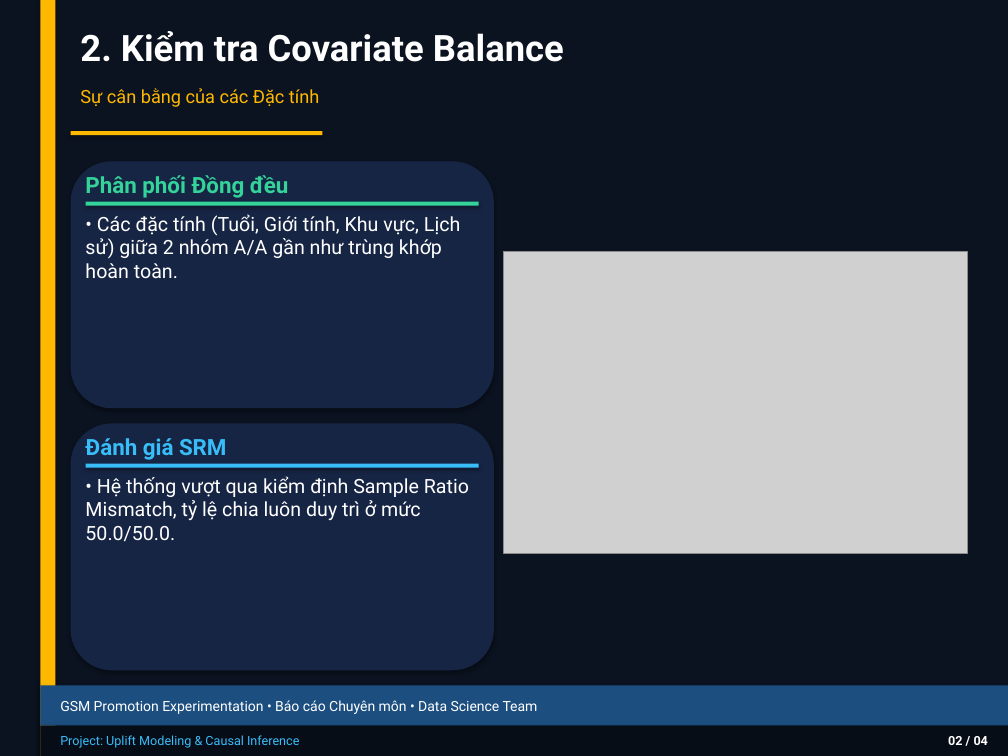
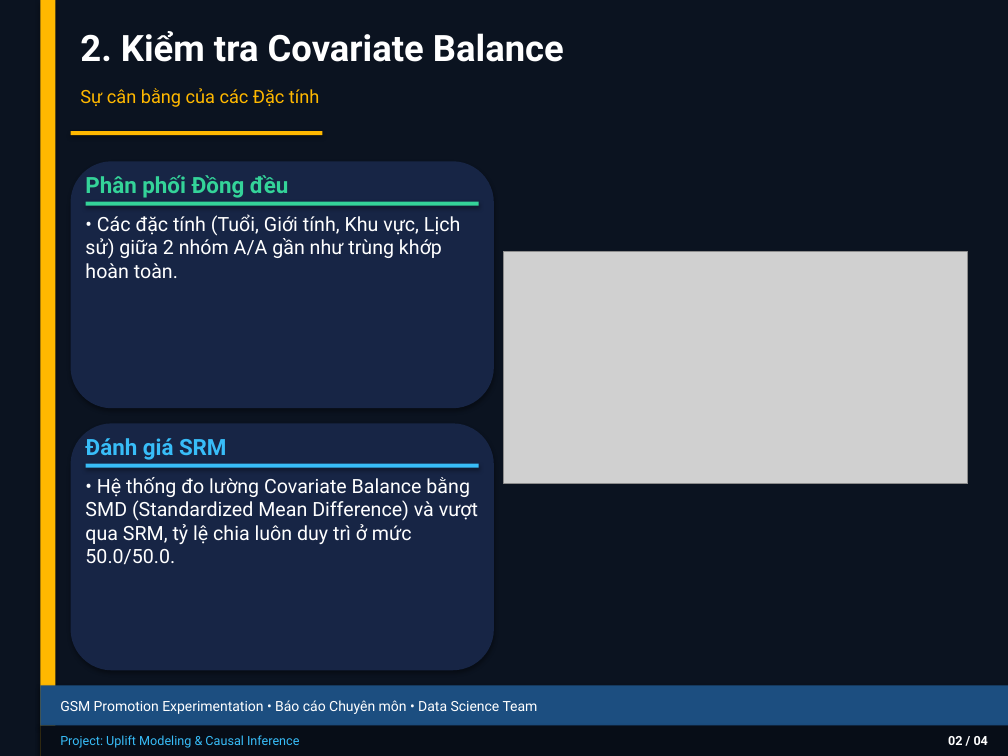
Before and after one commit to thaibuivan/GSM-promotion-experimentation, a slide deck: slide 3 of docs/Week4_AA_AB_Testing_Summary.pptx. Drawn at 1008x756 pixels with LibreOffice and Linux fonts; fonts in the diff are those of the drawing; grey boxes stand for pictures. Boxes give left, top, right and bottom in pixels: in the first picture for what was removed or moved away, otherwise in the second. Text is boxed around its words. In the diff, an @@ line names an element or a change of style, - is before the commit and + after.

```diff
--- a/docs/Week4_AA_AB_Testing_Summary.pptx
+++ b/docs/Week4_AA_AB_Testing_Summary.pptx
@@ picture: place and size @@
-picture at (504,252,968,553)
+picture at (504,252,968,484)
@@ text at (85,477,478,565): text changed @@
-• Hệ thống vượt qua kiểm định Sample Ratio Mismatch, tỷ lệ chia luôn duy trì ở mức 50.0/50.0.
+• Hệ thống đo lường Covariate Balance bằng SMD (Standardized Mean Difference) và vượt qua SRM, tỷ lệ chia luôn duy trì ở mức 50.0/50.0.
```
Also in this commit, not shown: 4 other slides changed, 13 other files.
